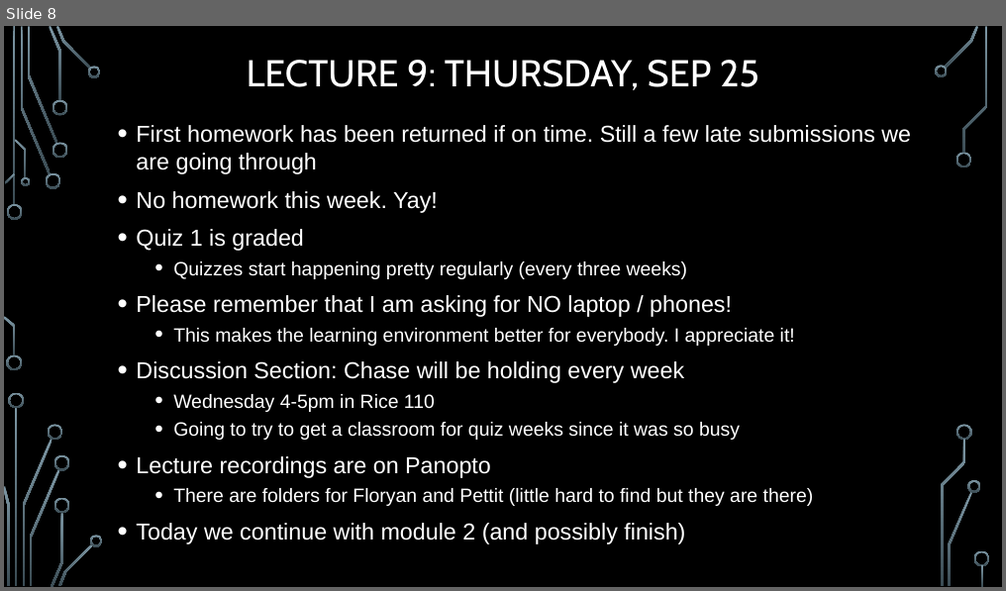
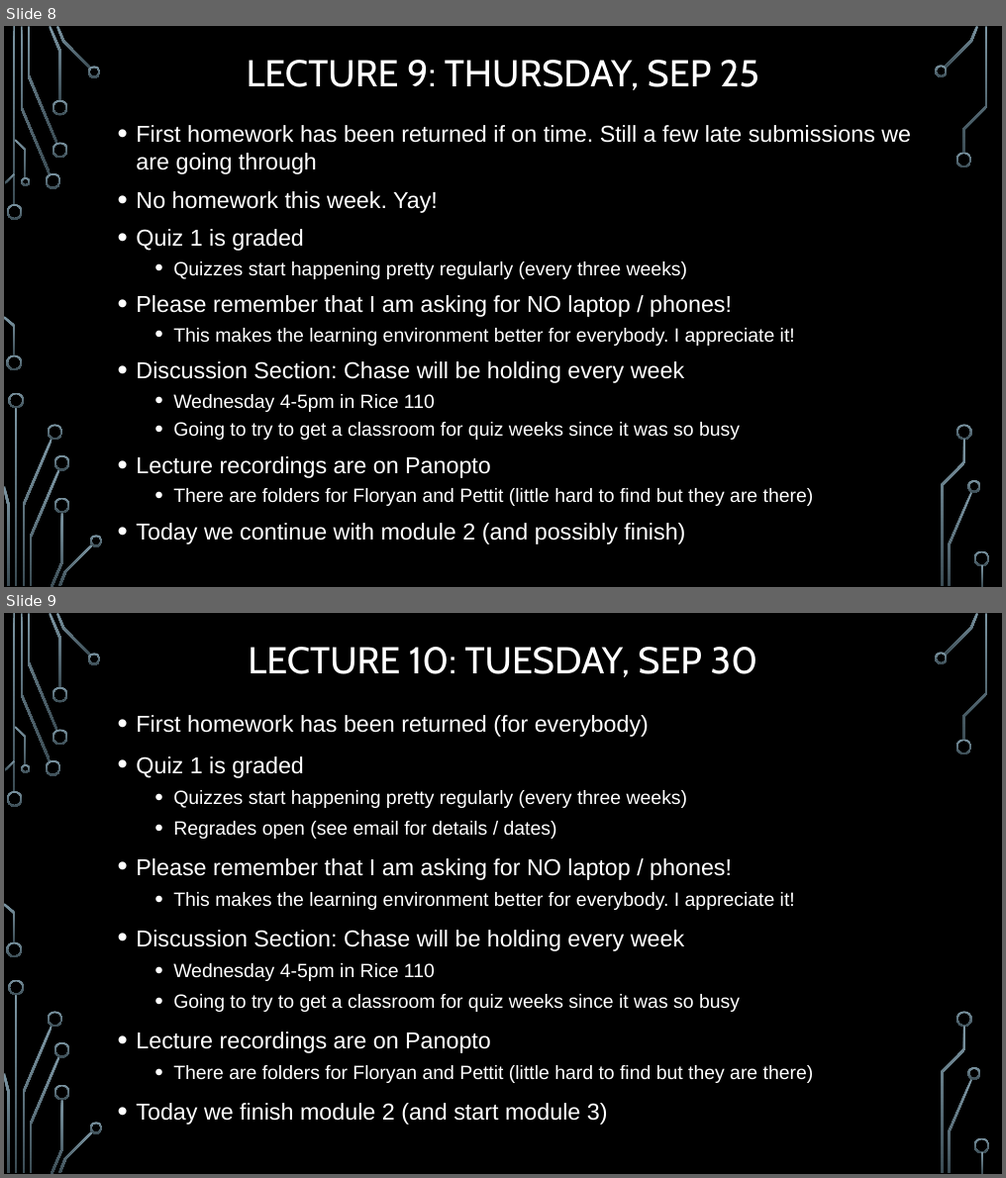
Before and after one commit to markfloryan/dmt2, a slide deck: slides/00-DailyAnnouncements.pptx. Shown one above the other, each under a label of ours: slide 8 before the commit, slides 8 and 9 after it. The pictures are 1006x591 and 1006x1178 pixels, drawn with LibreOffice and Linux fonts; fonts in the diff are those of the drawing; background and template pictures are left out. Boxes give left, top, right and bottom in pixels: in the first picture for what was removed or moved away, otherwise in the second. Text is boxed around its words. In the diff, an @@ line names an element or a change of style, - is before the commit and + after.

```diff
--- a/slides/00-DailyAnnouncements.pptx
+++ b/slides/00-DailyAnnouncements.pptx
@@ slide 9 added at [4,613,1002,1174], background picture (left out); not listed: 36 template elements that a slide beside it also shows @@
@@ title added at [248,647,758,677], 36 pt, text #FFFFFF @@
+LECTURE 10: TUESDAY, SEP 30
@@ text added at [136,715,814,1125], 18.5 pt, text #FFFFFF @@
+• First homework has been returned (for everybody)
+• Quiz 1 is graded
+  • Quizzes start happening pretty regularly (every three weeks)
+  • Regrades open (see email for details / dates)
+• Please remember that I am asking for NO laptop / phones!
+  • This makes the learning environment better for everybody. I appreciate it!
+• Discussion Section: Chase will be holding every week
+  • Wednesday 4-5pm in Rice 110
+  • Going to try to get a classroom for quiz weeks since it was so busy
+• Lecture recordings are on Panopto
+  • There are folders for Floryan and Pettit (little hard to find but they are there)
+• Today we finish module 2 (and start module 3)
```
Also in this commit, not shown: 1 slide changed, 1 other file.
